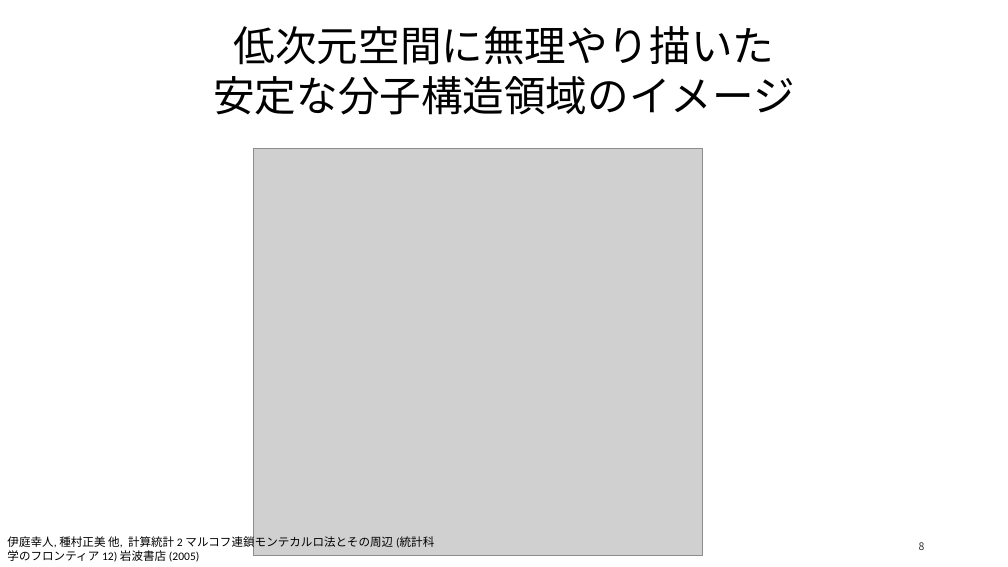
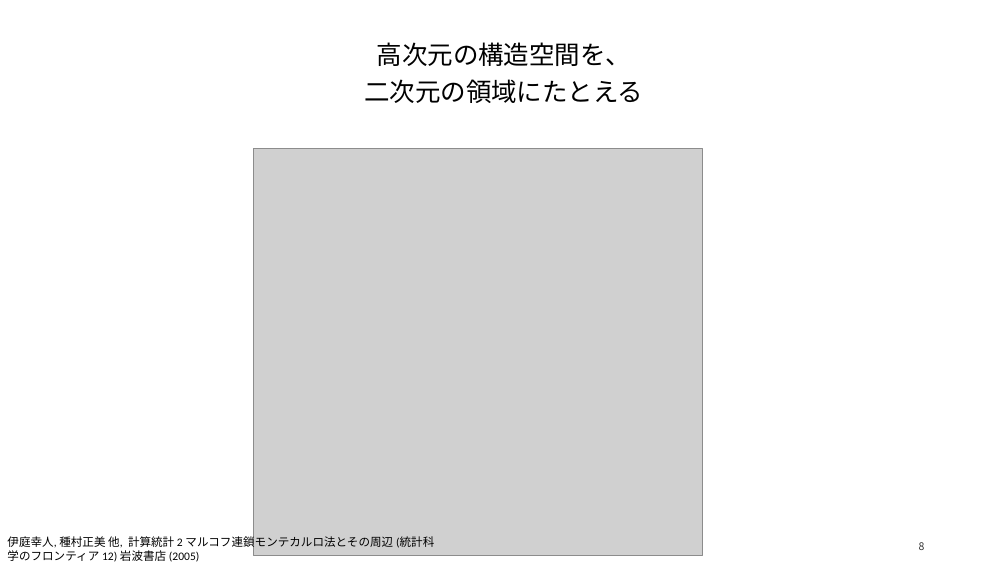
Before and after one commit to matsunagalab/lecture_bioinfo, a slide deck: slide 8 of 10_構造の分布を計算する/10_構造の分布を計算する.pptx. Drawn at 1008x567 pixels with LibreOffice and Linux fonts; fonts in the diff are those of the drawing; grey boxes stand for pictures. Boxes give left, top, right and bottom in pixels: in the first picture for what was removed or moved away, otherwise in the second. Text is boxed around its words. In the diff, an @@ line names an element or a change of style, - is before the commit and + after.

```diff
--- a/10_構造の分布を計算する/10_構造の分布を計算する.pptx
+++ b/10_構造の分布を計算する/10_構造の分布を計算する.pptx
@@ title at (364, 42, 643, 103): text changed; size 39.6 to 24.3 pt; font Calibri to Noto Sans CJK JP @@
-低次元空間に無理やり描いた
-安定な分子構造領域のイメージ
+高次元の構造空間を、
+二次元の領域にたとえる
```
Also in this commit, not shown: 26 other slides changed, 1 slide added, 1 slide removed, 2 other files.
